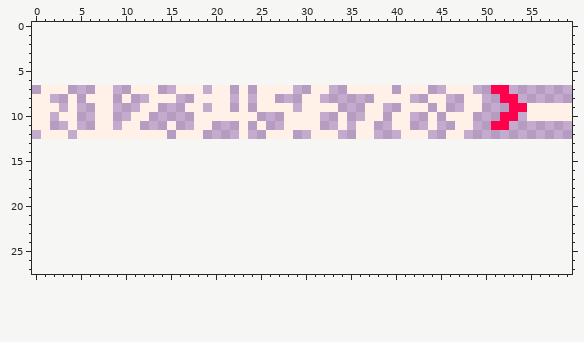
One commit to this pixel-art file: src/img/symbols.ase. The picture above was drawn from the file before the commit.
60x6 pixels, 1 frame. The old version is drawn lined up with the new one, on the new canvas.
The same view after the edit:
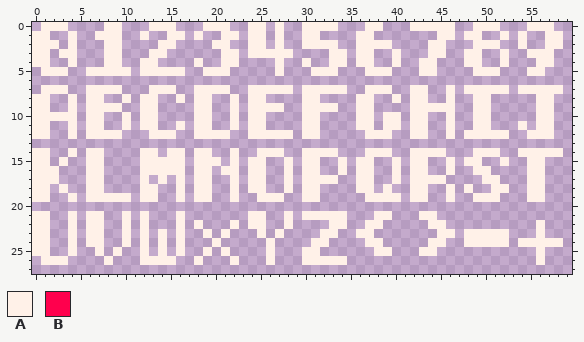
Palette (. is transparent): A #fff1e8  B #ff004d
Diff:
canvas 60x6 -> 60x28, the old top-left corner now at 0,7
y 0: x 1..3 ... -> AAA; x 8..9 .. -> AA; x 13..15 ... -> AAA; x 19..21 ... -> AAA; x 24..25 .. -> AA; x 27 . -> A; x 30..33 .... -> AAAA; x 37..38 .. -> AA; x 42..46 ..... -> AAAAA; x 49..51 ... -> AAA; x 55..57 ... -> AAA
y 1: x 0..1 .. -> AA; x 4 . -> A; x 7..9 ... -> AAA; x 12 . -> A; x 15..16 .. -> AA; x 18 . -> A; x 21..22 .. -> AA; x 24..25 .. -> AA; x 27 . -> A; x 30..31 .. -> AA; x 36..37 .. -> AA; x 45..46 .. -> AA; x 48..49 .. -> AA; x 52 . -> A; x 54 . -> A; x 57..58 .. -> AA
y 2: x 0..2 ... -> AAA; x 4 . -> A; x 8..9 .. -> AA; x 14..15 .. -> AA; x 20..21 .. -> AA; x 24..25 .. -> AA; x 27 . -> A; x 30..33 .... -> AAAA; x 36..39 .... -> AAAA; x 44..45 .. -> AA; x 49..51 ... -> AAA; x 54 . -> A; x 57..58 .. -> AA
y 3: x 0..1 .. -> AA; x 3..4 .. -> AA; x 8..9 .. -> AA; x 13..14 .. -> AA; x 21..22 .. -> AA; x 24..28 ..... -> AAAAA; x 33..34 .. -> AA; x 36..37 .. -> AA; x 40 . -> A; x 44..45 .. -> AA; x 48..49 .. -> AA; x 52 . -> A; x 55..57 ... -> AAA
y 4: x 0..1 .. -> AA; x 4 . -> A; x 8..9 .. -> AA; x 12..13 .. -> AA; x 18 . -> A; x 21..22 .. -> AA; x 27 . -> A; x 30 . -> A; x 33..34 .. -> AA; x 36..37 .. -> AA; x 40 . -> A; x 43..44 .. -> AA; x 48..49 .. -> AA; x 52 . -> A; x 56..57 .. -> AA
y 5: x 1..3 ... -> AAA; x 6..10 ..... -> AAAAA; x 12..16 ..... -> AAAAA; x 19..21 ... -> AAA; x 27 . -> A; x 31..33 ... -> AAA; x 37..39 ... -> AAA; x 43..44 .. -> AA; x 49..51 ... -> AAA; x 55..56 .. -> AA
y 7: x 6 . -> A; x 9 . -> A; x 11..12 AA -> ..; x 14..17 ..AA -> AA..; x 19 . -> A; x 23..24 A. -> .A; x 30 . -> A; x 33..36 ..AA -> AA..; x 41 A -> .; x 47 A -> .; x 49..52 ..BB -> AAAA; x 54..58 ..... -> AAAAA
y 8: x 8 A -> .; x 12 . -> A; x 14..16 AA. -> ..A; x 20..24 AA.A. -> ..A.A; x 26 A -> .; x 36..39 ..AA -> AA..; x 41..46 A..AA. -> .AA..A; x 48 A -> .; x 50 . -> A; x 52..53 BB -> ..; x 56..57 .. -> AA
y 9: x 2 A -> .; x 6 . -> A; x 9 . -> A; x 17 A -> .; x 19..24 .AA.A. -> A..A.A; x 28 A -> .; x 36 . -> A; x 38 A -> .; x 41 A -> .; x 44 . -> A; x 46 . -> A; x 48 A -> .; x 50 . -> A; x 53..55 BBA -> ...; x 58..59 AA -> ..
y 10: x 2 . -> A; x 6 . -> A; x 8 A -> .; x 10..11 .A -> A.; x 13 . -> A; x 20..21 AA -> ..; x 23 A -> .; x 25 . -> A; x 28..29 AA -> ..; x 34 A -> .; x 36 . -> A; x 38..39 A. -> .A; x 41..44 A..A -> .AA.; x 47..50 AA.. -> ..AA; x 52..53 BB -> ..; x 55 A -> .; x 58..59 AA -> ..
y 11: x 6 . -> A; x 8 A -> .; x 11..13 A.. -> .AA; x 15..16 A. -> .A; x 22..24 .A. -> A.A; x 28..29 AA -> ..; x 34 A -> .; x 39 . -> A; x 41..44 A..A -> .AA.; x 46..52 .AA..BB -> A..AA..; x 54 . -> A; x 56..57 .. -> AA
y 12: x 0 . -> A; x 2..5 AA.A -> ..A.; x 10..12 AAA -> ...; x 15..17 .AA -> A..; x 19..21 ... -> AAA; x 23..25 A.. -> .AA; x 30 . -> A; x 32..33 AA -> ..; x 36 A -> .; x 38..39 .. -> AA; x 41 A -> .; x 47..52 A..... -> .AAAAA; x 55..57 ... -> AAA
y 14: x 0..1 .. -> AA; x 4 . -> A; x 6..7 .. -> AA; x 12..13 .. -> AA; x 15..16 .. -> AA; x 18..19 .. -> AA; x 22 . -> A; x 25..27 ... -> AAA; x 30..33 .... -> AAAA; x 37..39 ... -> AAA; x 42..45 .... -> AAAA; x 49..51 ... -> AAA; x 54..58 ..... -> AAAAA
y 15: x 0..1 .. -> AA; x 3 . -> A; x 6..7 .. -> AA; x 12..16 ..... -> AAAAA; x 18..20 ... -> AAA; x 22 . -> A; x 24..25 .. -> AA; x 28 . -> A; x 30..31 .. -> AA; x 34 . -> A; x 36..37 .. -> AA; x 40 . -> A; x 42..43 .. -> AA; x 46 . -> A; x 48..49 .. -> AA; x 52 . -> A; x 55..56 .. -> AA
y 16: x 0..2 ... -> AAA; x 6..7 .. -> AA; x 12..16 ..... -> AAAAA; x 18..19 .. -> AA; x 21..22 .. -> AA; x 24..25 .. -> AA; x 28 . -> A; x 30..31 .. -> AA; x 34 . -> A; x 36..37 .. -> AA; x 40 . -> A; x 42..43 .. -> AA; x 46 . -> A; x 49..50 .. -> AA; x 55..56 .. -> AA
y 17: x 0..2 ... -> AAA; x 6..7 .. -> AA; x 12 . -> A; x 14 . -> A; x 16 . -> A; x 18..19 .. -> AA; x 22 . -> A; x 24..25 .. -> AA; x 28 . -> A; x 30..33 .... -> AAAA; x 36..37 .. -> AA; x 40 . -> A; x 42..45 .... -> AAAA; x 50..51 .. -> AA; x 55..56 .. -> AA
y 18: x 0..1 .. -> AA; x 3 . -> A; x 6..7 .. -> AA; x 12..13 .. -> AA; x 16 . -> A; x 18..19 .. -> AA; x 22 . -> A; x 24..25 .. -> AA; x 28 . -> A; x 30..31 .. -> AA; x 36..37 .. -> AA; x 39 . -> A; x 42..43 .. -> AA; x 46 . -> A; x 48 . -> A; x 51..52 .. -> AA; x 55..56 .. -> AA
y 19: x 0..1 .. -> AA; x 4 . -> A; x 6..10 ..... -> AAAAA; x 12..13 .. -> AA; x 16 . -> A; x 18..19 .. -> AA; x 22 . -> A; x 25..27 ... -> AAA; x 30..31 .. -> AA; x 37..40 .... -> AAAA; x 42..43 .. -> AA; x 46 . -> A; x 49..51 ... -> AAA; x 55..56 .. -> AA
y 21: x 0..1 .. -> AA; x 4 . -> A; x 6..7 .. -> AA; x 10 . -> A; x 12 . -> A; x 16 . -> A; x 24..25 .. -> AA; x 28 . -> A; x 30..34 ..... -> AAAAA; x 38..39 .. -> AA; x 43..44 .. -> AA
y 22: x 0..1 .. -> AA; x 4 . -> A; x 6..7 .. -> AA; x 10 . -> A; x 12 . -> A; x 16 . -> A; x 18 . -> A; x 22 . -> A; x 24..25 .. -> AA; x 28 . -> A; x 33..34 .. -> AA; x 37..38 .. -> AA; x 44..45 .. -> AA; x 56 . -> A
y 23: x 0..1 .. -> AA; x 4 . -> A; x 6..7 .. -> AA; x 10 . -> A; x 12 . -> A; x 14 . -> A; x 16 . -> A; x 19 . -> A; x 21 . -> A; x 25 . -> A; x 27 . -> A; x 32..33 .. -> AA; x 36..37 .. -> AA; x 45..46 .. -> AA; x 48..52 ..... -> AAAAA; x 56 . -> A
y 24: x 0..1 .. -> AA; x 4 . -> A; x 6..7 .. -> AA; x 10 . -> A; x 12 . -> A; x 14 . -> A; x 16 . -> A; x 20 . -> A; x 26 . -> A; x 31..32 .. -> AA; x 37..38 .. -> AA; x 44..45 .. -> AA; x 48..52 ..... -> AAAAA; x 54..58 ..... -> AAAAA
y 25: x 0..1 .. -> AA; x 4 . -> A; x 7 . -> A; x 9 . -> A; x 12 . -> A; x 14 . -> A; x 16 . -> A; x 19 . -> A; x 21 . -> A; x 26 . -> A; x 30..31 .. -> AA; x 38..39 .. -> AA; x 43..44 .. -> AA; x 56 . -> A
y 26: x 1..3 ... -> AAA; x 8 . -> A; x 12..15 .... -> AAAA; x 18 . -> A; x 22 . -> A; x 26 . -> A; x 30..34 ..... -> AAAAA; x 56 . -> A
Changed places in both pictures, as pixel boxes (x1, y1, x2, y2):
changed: (32, 22, 572, 265)
